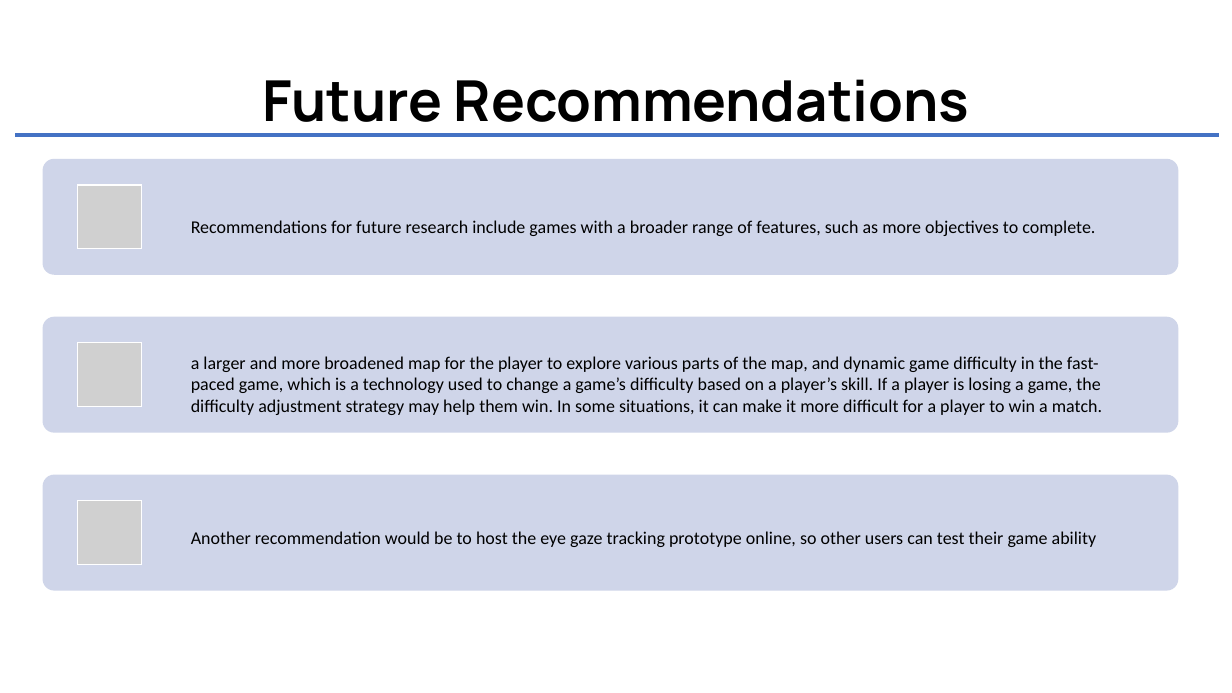
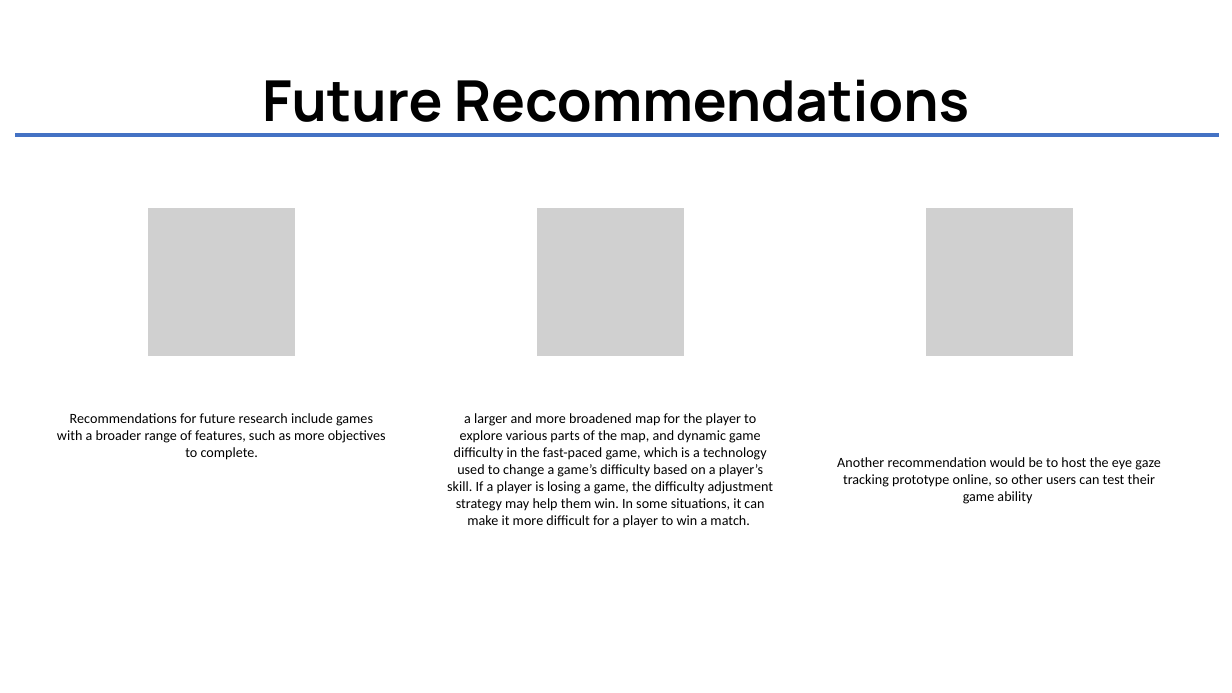
Before and after one commit to mikaelmcast/MikaelZammitResearchDesignII, a slide deck: slide 13 of Mikael_Zammit_MSD6.2B_Viva_Presentation.pptx. Drawn at 1232x693 pixels with LibreOffice and Linux fonts; fonts in the diff are those of the drawing; grey boxes stand for pictures. Boxes give left, top, right and bottom in pixels: in the first picture for what was removed or moved away, otherwise in the second. Text is boxed around its words. In the diff, an @@ line names an element or a change of style, - is before the commit and + after.

```diff
--- a/Mikael_Zammit_MSD6.2B_Viva_Presentation.pptx
+++ b/Mikael_Zammit_MSD6.2B_Viva_Presentation.pptx
@@ picture: place and size @@
-picture at [78, 185, 141, 249]
+picture at [147, 208, 296, 357]
@@ picture added at [536, 208, 685, 357] @@
@@ picture: place and size @@
-picture at [78, 501, 141, 565]
+picture at [925, 208, 1074, 357]
@@ size 14 to 11 pt; alignment left to centre; less space between paragraphs; vertical alignment middle to top in 3 elements at [837, 457, 1160, 504], [447, 413, 773, 528], [57, 413, 386, 460] @@
@@ text "Recommendations for future research include ...": place and size @@
-text "Recommendations for future research include ..." at [191, 220, 1095, 236]
+text "Recommendations for future research include ..." at [57, 413, 386, 460]
@@ text "a larger and more broadened ...": place and size @@
-text "a larger and more broadened ..." at [191, 356, 1102, 415]
+text "a larger and more broadened ..." at [447, 413, 773, 528]
@@ text "Another recommendation would be to ...": place and size @@
-text "Another recommendation would be to ..." at [191, 531, 1097, 547]
+text "Another recommendation would be to ..." at [837, 457, 1160, 504]
@@ group removed at [43, 159, 1178, 592]: 3 rounded rectangles, 1 picture @@
```
Also in this commit, not shown: 5 other slides changed.
